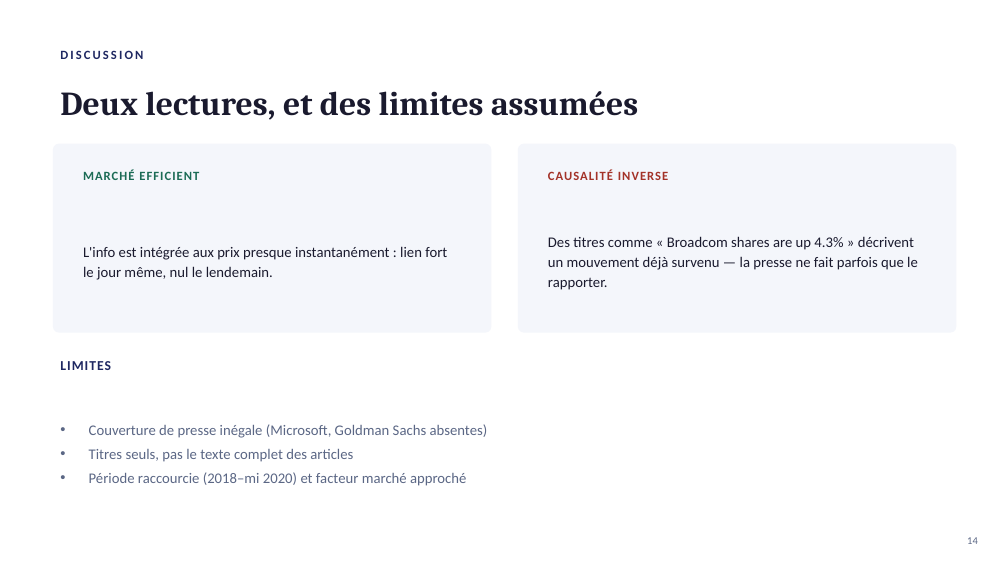
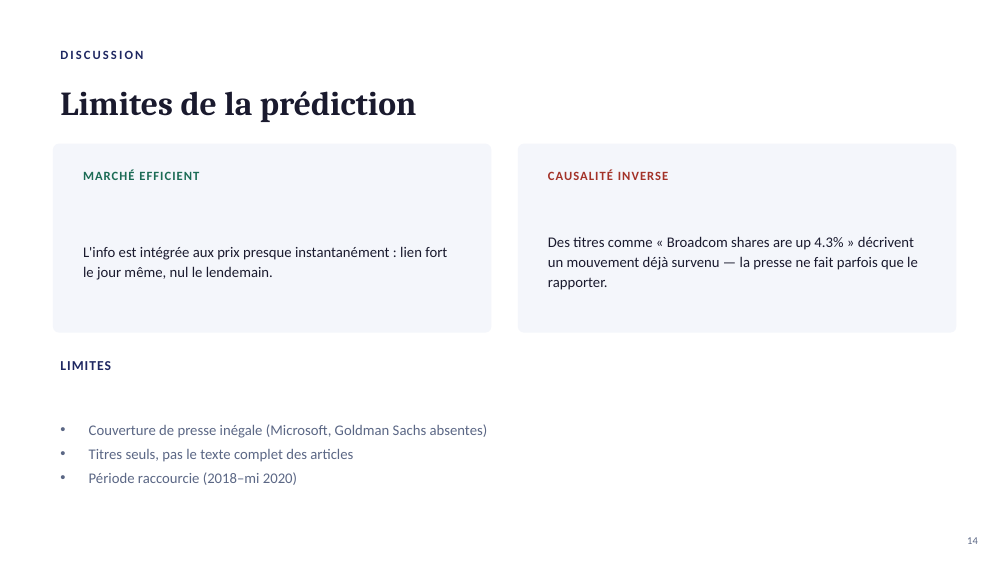
Before and after one commit to MathisLeDean/Projet_big_data, a slide deck: slide 12 of Diapo_bigdata.pptx. Drawn at 1008x567 pixels with LibreOffice and Linux fonts; fonts in the diff are those of the drawing. Boxes give left, top, right and bottom in pixels: in the first picture for what was removed or moved away, otherwise in the second. Text is boxed around its words. In the diff, an @@ line names an element or a change of style, - is before the commit and + after.

```diff
--- a/Diapo_bigdata.pptx
+++ b/Diapo_bigdata.pptx
@@ text at [60, 91, 417, 122]: text changed @@
-Deux lectures, et des limites assumées
+Limites de la prédiction
@@ text at [89, 472, 297, 485]: text changed @@
-• Période raccourcie (2018–mi 2020) et facteur marché approché
+• Période raccourcie (2018–mi 2020)
```
Also in this commit, not shown: 4 other slides changed.
